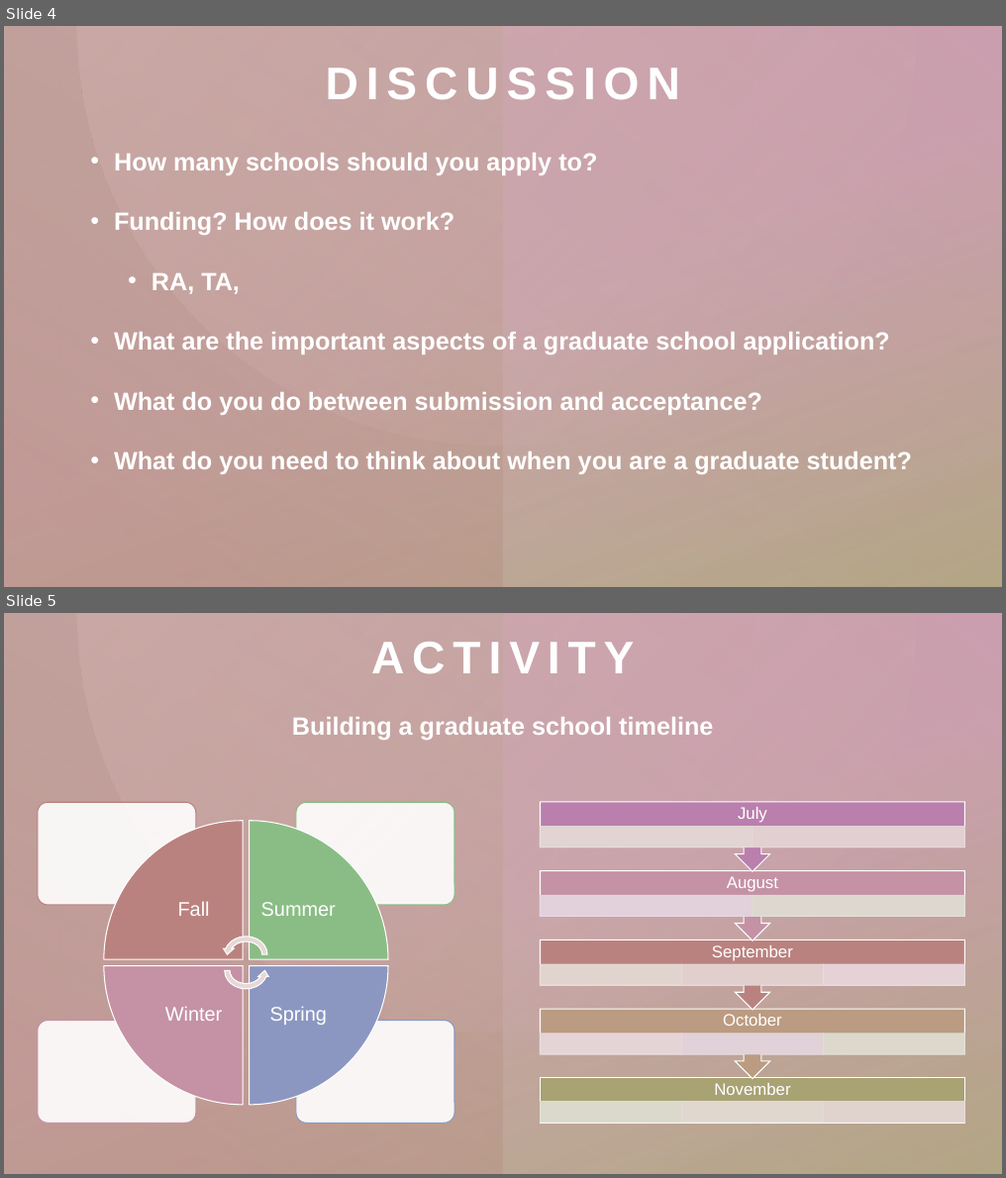
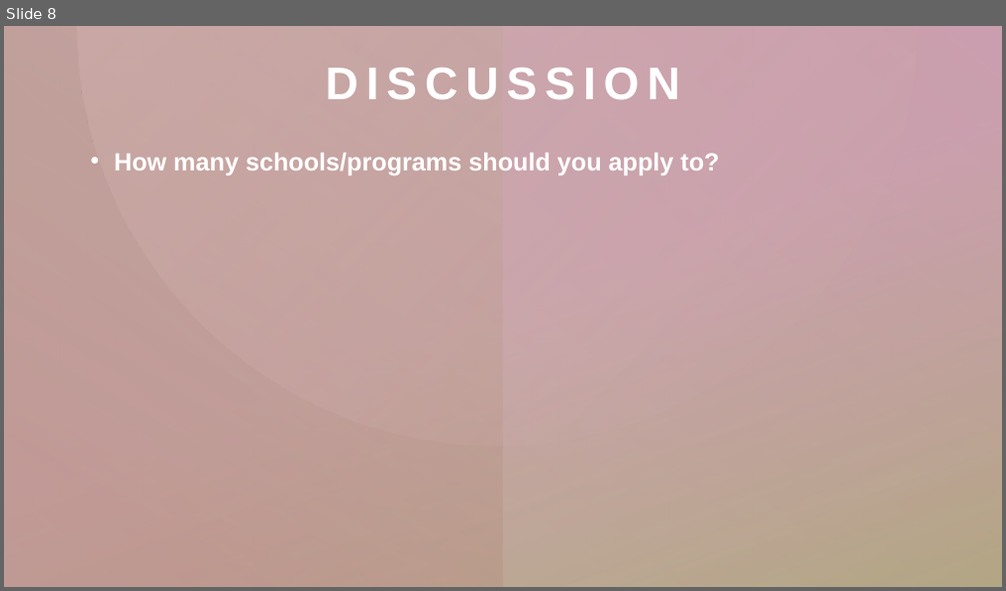
Before and after one commit to madmolecularman/MARC_Fall_2020, a slide deck: resources/gradschool/grad_school_session.pptx. Shown one above the other, each under a label of ours: slides 4 and 5 before the commit, slide 8 after it. The pictures are 1006x1178 and 1006x591 pixels, drawn with LibreOffice and Linux fonts; fonts in the diff are those of the drawing. Boxes give left, top, right and bottom in pixels: in the first picture for what was removed or moved away, otherwise in the second. Text is boxed around its words. In the diff, an @@ line names an element or a change of style, - is before the commit and + after.

Commit message:
editing for grad school session

```diff
--- a/resources/gradschool/grad_school_session.pptx
+++ b/resources/gradschool/grad_school_session.pptx
@@ slide 5 removed at (x1=4, y1=613, x2=1002, y2=1174), background #FFFFFF; not listed: 2 template elements that a slide beside it also shows @@
@@ rectangle removed at (x1=4, y1=613, x2=1002, y2=1174) @@
@@ rectangle removed at (x1=4, y1=613, x2=1002, y2=1174) @@
@@ rectangle removed at (x1=4, y1=613, x2=1002, y2=1174) @@
@@ rectangle removed at (x1=4, y1=613, x2=503, y2=1174) @@
@@ freeform shape removed at (x1=76, y1=613, x2=916, y2=1032) @@
@@ title removed at (x1=371, y1=642, x2=634, y2=673) @@
-ACTIVITY
@@ text removed at (x1=292, y1=717, x2=713, y2=740) @@
-Building a graduate school timeline
@@ group removed at (x1=540, y1=802, x2=965, y2=1124): 14 rectangles, 5 texts, 4 up arrow callouts @@
-November
-October
-September
-August
-July
@@ group removed at (x1=38, y1=802, x2=454, y2=1123): 4 rounded rectangles, 4 pie wedges, 4 texts, 2 circular arrows @@
-Fall
-Summer
-Spring
-Winter
@@ rectangle removed at (x1=4, y1=1137, x2=1002, y2=1174) @@
@@ rectangle removed at (x1=335, y1=1137, x2=1002, y2=1174) @@
@@ what was slide 4 is now slide 8 @@
@@ slide 8 changed as well @@
@@ text at (x1=114, y1=153, x2=719, y2=175): text changed @@
-• How many schools should you apply to?
-• Funding? How does it work?
-  • RA, TA,
-• What are the important aspects of a graduate school application?
-• What do you do between submission and acceptance?
-• What do you need to think about when you are a graduate student?
+• How many schools/programs should you apply to?
```
Also in this commit, not shown: 6 other slides changed, 12 slides added, 6 other files.
